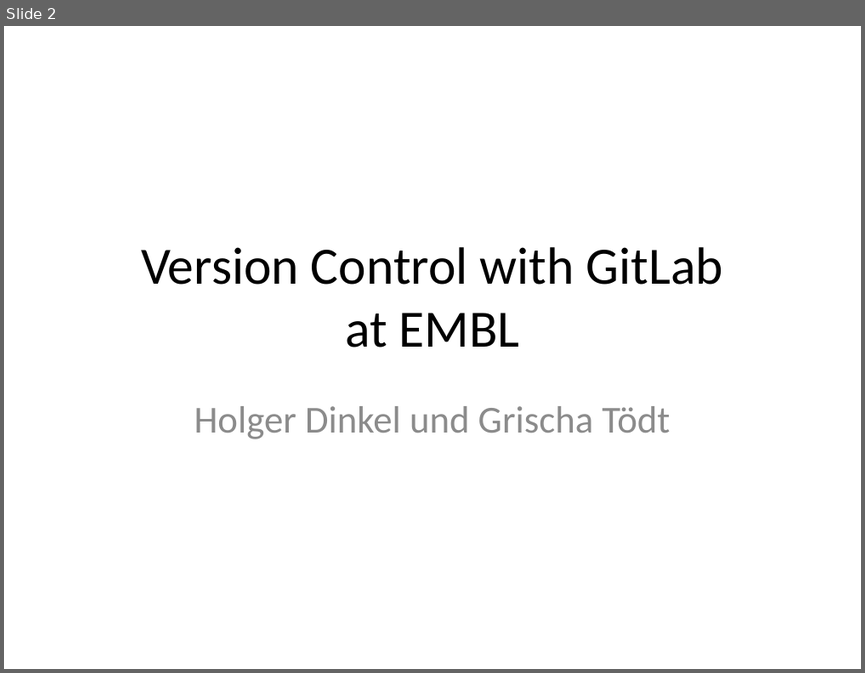
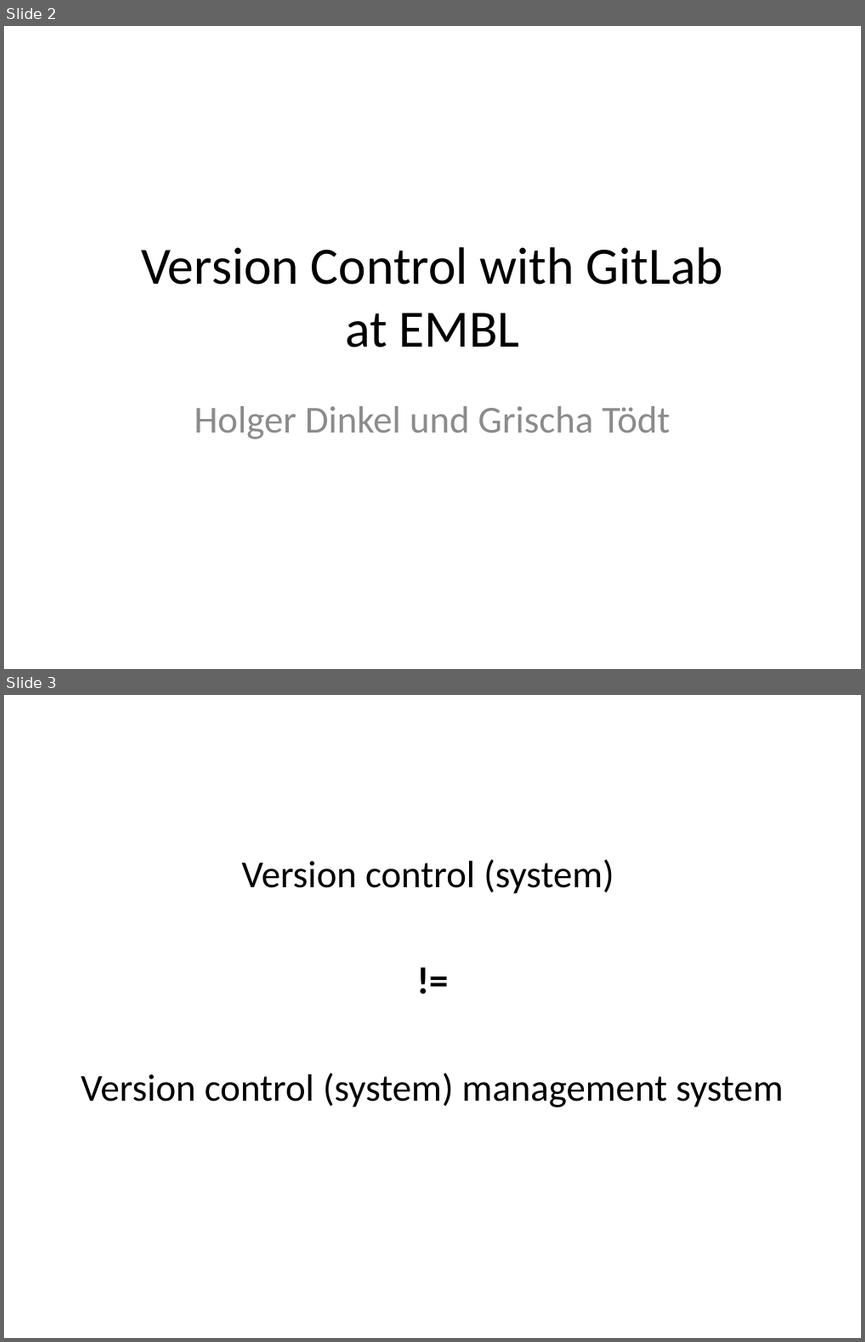
Before and after one commit to hdinkel/linuxcommandline, a slide deck: gitlab_embl/gitlab_at_embl.pptx. Shown one above the other, each under a label of ours: slide 2 before the commit, slides 2 and 3 after it. The pictures are 865x673 and 865x1342 pixels, drawn with LibreOffice and Linux fonts; fonts in the diff are those of the drawing. Boxes give left, top, right and bottom in pixels: in the first picture for what was removed or moved away, otherwise in the second. Text is boxed around its words. In the diff, an @@ line names an element or a change of style, - is before the commit and + after.

```diff
--- a/gitlab_embl/gitlab_at_embl.pptx
+++ b/gitlab_embl/gitlab_at_embl.pptx
@@ slide 3 added at [4, 695, 861, 1338], background #FFFFFF @@
@@ text added at [80, 859, 783, 1107], 32 pt, text #000000 @@
+Version control (system)
+!=
+Version control (system) management system
```
Also in this commit, not shown: 3 slides changed.
